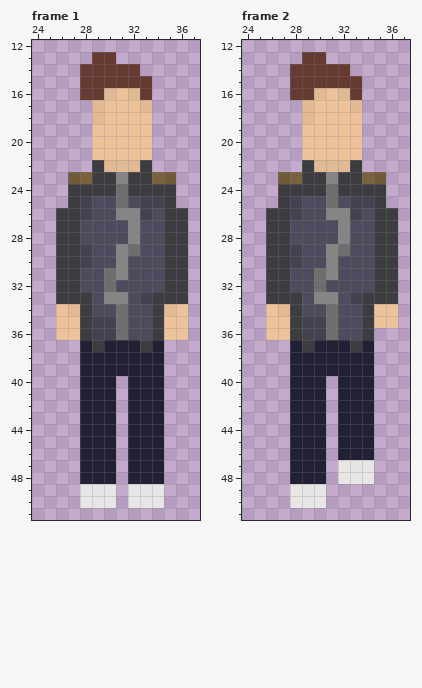
Pixel-art file, stored at www/assets/character/torch/walk/frontwalk/frontwalk.ase. Above: the version before the commit.
64x64 pixels, 10 frames. Pixels under 10% opacity are left out. Colours within 5 levels of each other are drawn and written as one. Shown: frame 1: x 24..37, y 12..51; frame 2: x 24..37, y 12..51. The commit also changed other frames, which this record leaves out.
And afterwards:
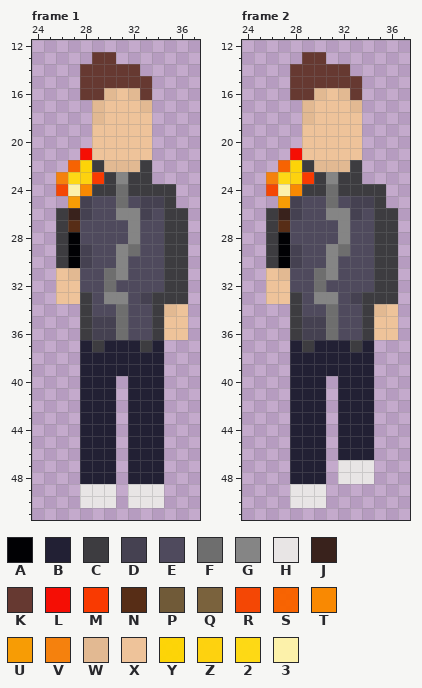
Palette (. is transparent): A #010104  B #222034  C #3d3c40  D #454151  E #4f4a5d  F #6e6e6e  G #858585  H #e8e5e5  J #39221c  K #663931  L #f50d03fd  M #f93a01  N #572d16  P #705a38  Q #7a623d  R #f44603fd  S #f86300fd  T #f98902  U #f79c05  V #f5810cfd  W #e2b992  X #eec39a  Y #fdd406fd  Z #fed20efd  2 #fed914fd  3 #fcf1aa
From old to new:
layer "bag" now hidden
layer "torch" added
Frame 1:
The edit turns colour P into colour 2 in row 23 at x 27.
The edit turns colour C into colour 3 in row 24 at x 27.
The edit turns colour C into colour A in rows 28 to 30 at x 27.
The edit turns colour C into colour J in row 26 at x 27.
There is now colour L in row 21 at x 28.
The edit turns colour C into colour M in row 23 at x 29.
The edit turns colour C into colour N in row 27 at x 27.
There is now colour R in row 24 at x 26.
There is now colour S in row 22 at x 27.
The edit turns colour C into colour T in row 24 at x 28.
The edit turns colour C into colour U in row 25 at x 27.
There is now colour V in row 23 at x 26.
The edit turns colour C into colour W in row 31 at x 27.
The edit turns colour C into colour X in row 31 at x 26; in rows 32 to 33 at x 26 to 27.
There is now colour Y in row 22 at x 28.
The edit turns colour Q into colour Z in row 23 at x 28.
The author cleared colour P in row 23 at x 35.
The author cleared colour Q in row 23 at x 34.
The author cleared colour W in row 34 at x 27.
The author cleared colour X in row 34 at x 26; in rows 35 to 36 at x 26 to 27.
Frame 2:
The edit turns colour P into colour 2 in row 23 at x 27.
The edit turns colour C into colour 3 in row 24 at x 27.
The edit turns colour C into colour A in rows 28 to 30 at x 27.
The edit turns colour C into colour J in row 26 at x 27.
There is now colour L in row 21 at x 28.
The edit turns colour C into colour M in row 23 at x 29.
The edit turns colour C into colour N in row 27 at x 27.
There is now colour R in row 24 at x 26.
There is now colour S in row 22 at x 27.
The edit turns colour C into colour T in row 24 at x 28.
The edit turns colour C into colour U in row 25 at x 27.
There is now colour V in row 23 at x 26.
The edit turns colour C into colour W in row 31 at x 27.
The edit turns colour X into colour W in row 34 at x 35.
There is now colour X in row 36 at x 35 to 36.
The edit turns colour C into colour X in row 31 at x 26; in rows 32 to 33 at x 26 to 27.
There is now colour Y in row 22 at x 28.
The edit turns colour Q into colour Z in row 23 at x 28.
The author cleared colour P in row 23 at x 35.
The author cleared colour Q in row 23 at x 34.
The author cleared colour W in row 34 at x 27.
The author cleared colour X in row 34 at x 26; in rows 35 to 36 at x 26 to 27.
Pixel boxes of the changes (left, top, right, bottom) in both pictures:
changed: (56, 148, 104, 340)
erased: (152, 172, 176, 184)
changed: (266, 148, 314, 340)
erased: (362, 172, 386, 184)
changed: (374, 304, 398, 340)
